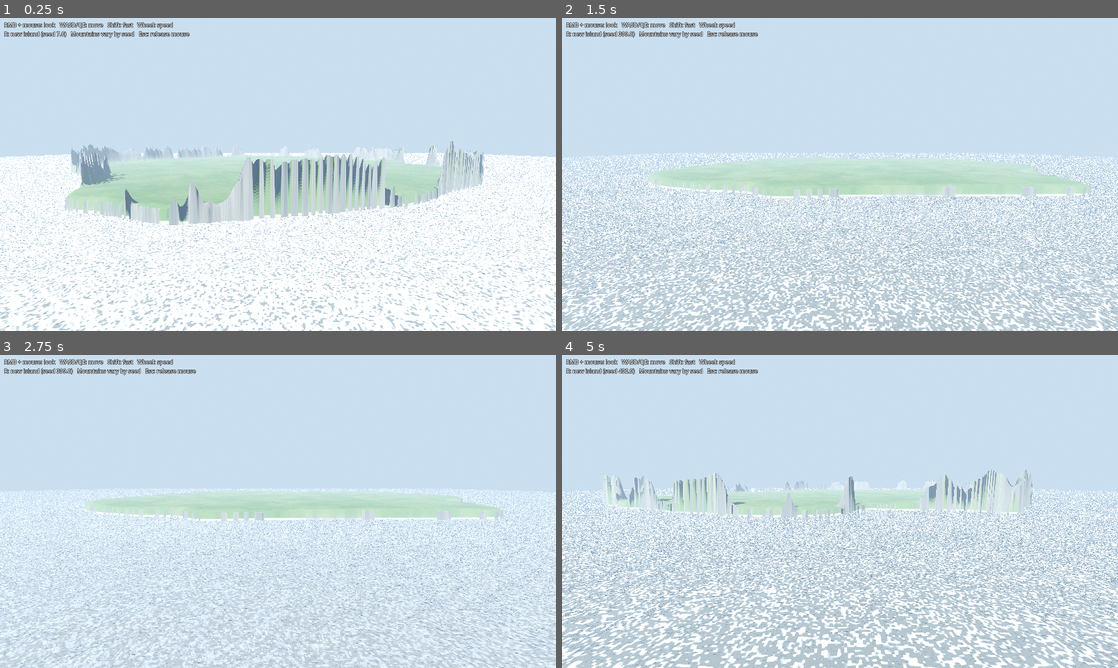
Above: before the commit, frames 1-4 (two rows, left to right).
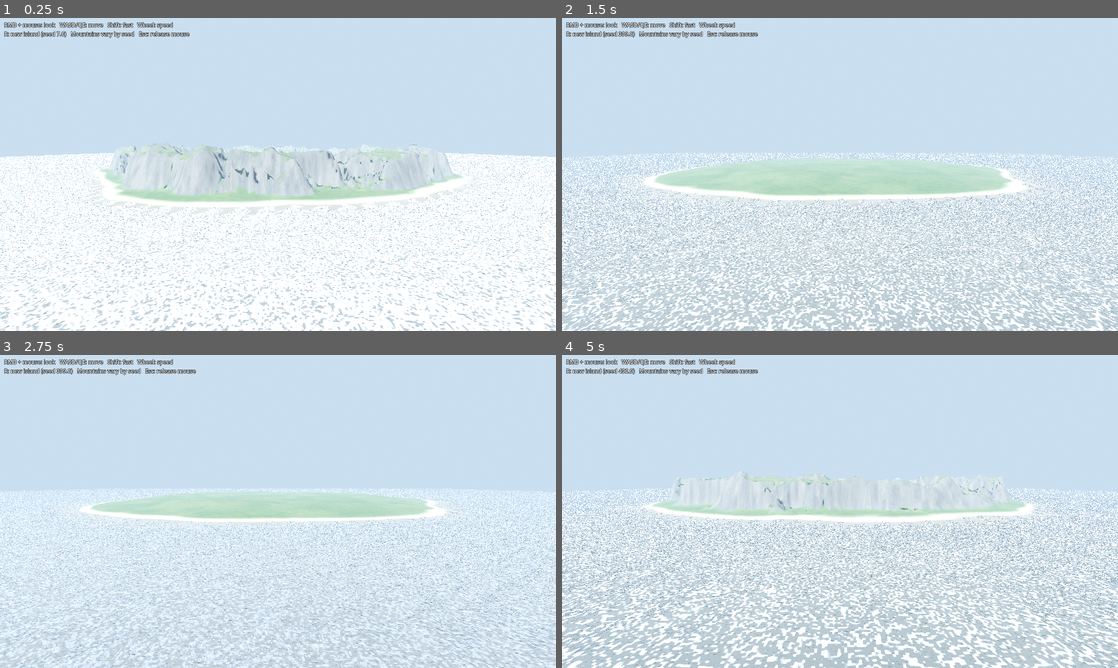
Above: after the commit, the same moments.

Repository: Temeramor/PG-Island
Game: Godot game, scene res://main.tscn
The game is run twice, just before and just after one commit, with the same random seed, the same clock (stepped at 60 frames per second) and the same inputs.
Inputs (mouse positions are in pixels of both pictures, inside the frame that each line leads up to):
- Up to frame 1 (0.25 s): no input
- Up to frame 2 (1.5 s): tap Enter at 0.5 s; move the mouse to (962, 158) at 0.52 s; hold D 0.53-1.28 s; tap R at 0.6 s; click (962, 158) at 0.67 s; move the mouse to (728, 190) at 1.27 s; hold S from 1.28 s (still down); tap E at 1.35 s
- Up to frame 3 (2.75 s): move the mouse to (333, 442) at 2.02 s; release S at 2.03 s; hold D from 2.03 s (still down); hold Q from 2.03 s (still down)
- Up to frame 4 (5 s): move the mouse to (812, 574) at 2.77 s; release D at 2.78 s; release Q at 2.78 s; hold W 2.78-3.53 s; tap Shift at 2.85 s; click (812, 574) at 2.92 s; move the mouse to (1006, 558) at 3.52 s; hold A from 3.53 s (still down); tap R at 3.6 s; move the mouse to (673, 464) at 4.27 s; tap E at 4.35 s

The runs differ from the first frame. In frame 1, 9.8% of the frame differs, in the area x 11-89%, y 39-67%; in frame 2, 2.4%; in frame 3, 1.6%; in frame 4, 4.5%.

Commit message:
Refine gradual beaches and moderate coastline deformation

Diff:
--- a/shaders/terrain.gdshader
+++ b/shaders/terrain.gdshader
@@ -5,9 +5,8 @@
 group_uniforms Shape;
 uniform float seed = 7.0;
 uniform float island_radius = 1580.0;
-uniform float coast_warp : hint_range(0.0, 2.0) = 1.15;
-uniform float coast_detail : hint_range(0.0, 0.12) = 0.035;
-uniform float shore_s : hint_range(0.25, 0.7) = 0.46;
+uniform float coast_warp : hint_range(0.0, 2.0) = 1.0;
+uniform float coast_detail : hint_range(0.0, 0.12) = 0.018;
 uniform float mountain_chance : hint_range(0.0, 1.0) = 0.58;
 uniform float mountain_strength : hint_range(0.0, 1.5) = 1.0;
 
@@ -109,7 +108,7 @@
 		noised(q * 3.4 + so + 9.7).x,
 		noised(q * 3.4 + so + vec2(2.9, 6.1)).x
 	);
-	vec2 warped = q + coast_warp * (0.19 * w1 + 0.065 * w2);
+	vec2 warped = q + coast_warp * (0.08 * w1 + 0.025 * w2);
 	float radial = length(warped);
 	float edge_noise = noised(q * 8.5 + so + 21.0).x * coast_detail;
 	return radial + edge_noise;
@@ -119,9 +118,9 @@
 	vec2 so = vec2(seed * 17.13, seed * 29.71);
 	vec2 q = xz / island_radius;
 	float edge = coast_distance(q, so);
-	float mask = 1.0 - smoothstep(0.665, 0.735, edge);
-	float land_t = clamp((0.735 - edge) / 0.07, 0.0, 1.0);
-	float sea_t = clamp((edge - 0.665) / 0.07, 0.0, 1.0);
+	float mask = 1.0 - smoothstep(0.698, 0.702, edge);
+	float land_t = clamp((0.70 - edge) / 0.30, 0.0, 1.0);
+	float sea_t = clamp((edge - 0.70) / 0.30, 0.0, 1.0);
 
 	if (mask > 0.5) {
 		// Broad coastal shelf rises gently into interior terraces and low uplands.
